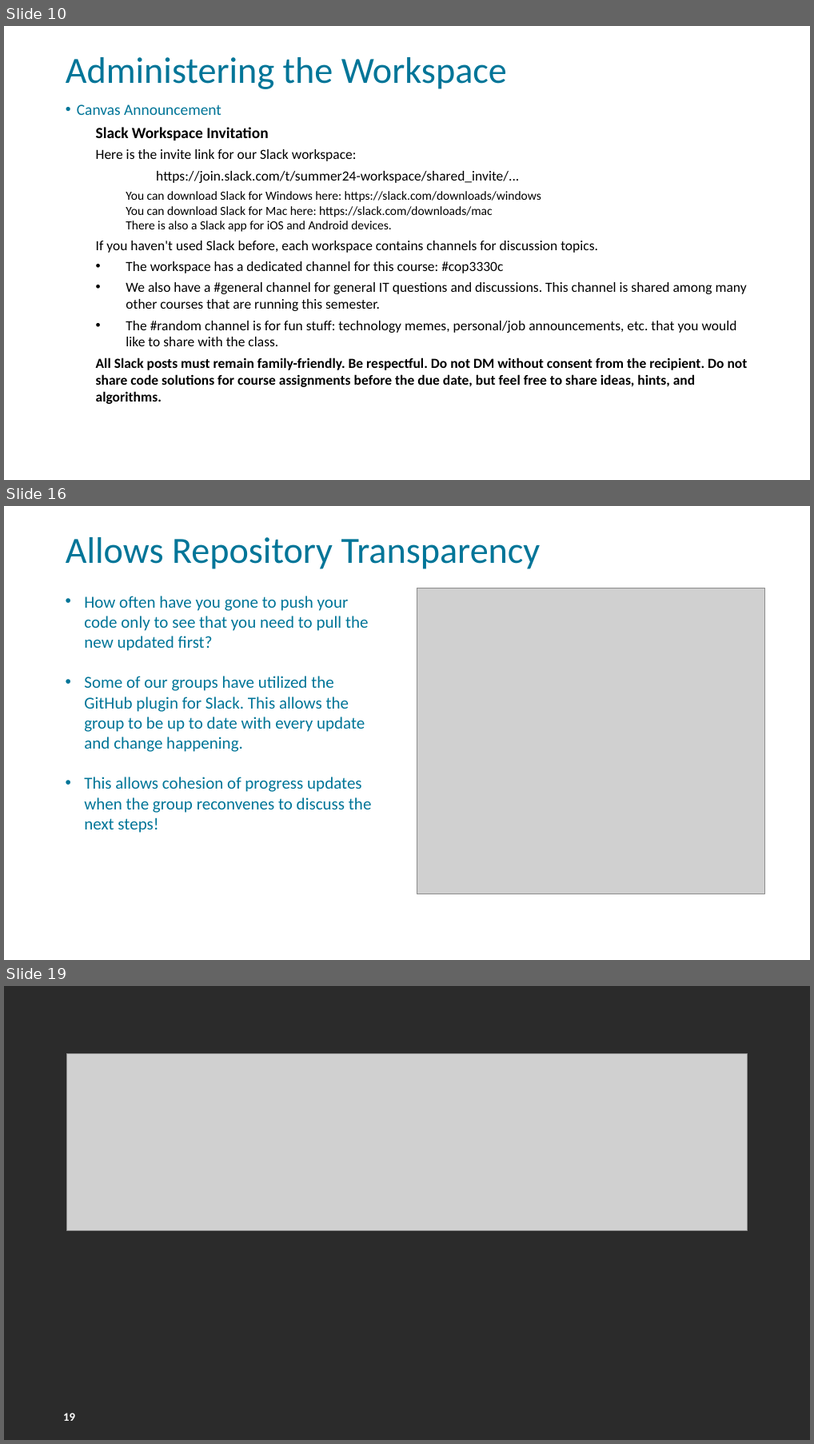
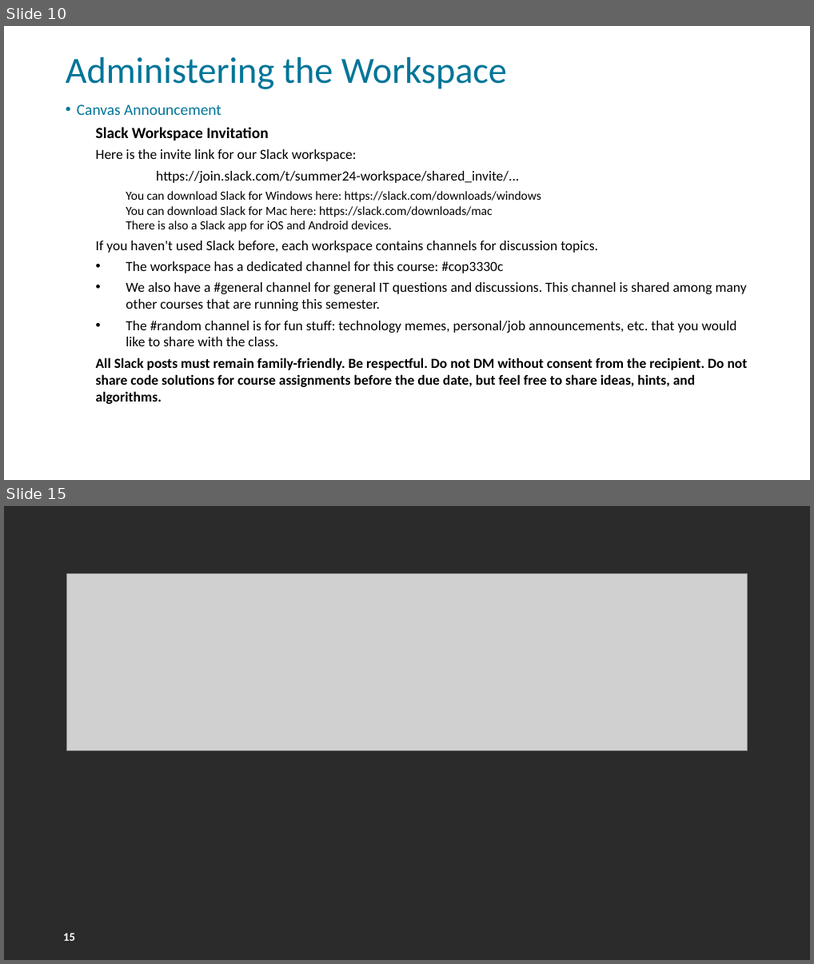
Before and after one commit to FSCJ-FacultyDev/HITEC2024, a slide deck: LeveragingSlackForStudentCollaboration.pptx. Shown one above the other, each under a label of ours: slides 10, 16 and 19 before the commit, slides 10 and 15 after it; the slides between them are not shown. The pictures are 814x1444 and 814x964 pixels, drawn with LibreOffice and Linux fonts; fonts in the diff are those of the drawing; grey boxes stand for pictures; background and template pictures are left out; a plain dark background stands for a picture behind light text. Boxes give left, top, right and bottom in pixels: in the first picture for what was removed or moved away, otherwise in the second. Text is boxed around its words. In the diff, an @@ line names an element or a change of style, - is before the commit and + after.

```diff
--- a/LeveragingSlackForStudentCollaboration.pptx
+++ b/LeveragingSlackForStudentCollaboration.pptx
@@ slide 16 removed at bbox=[4, 506, 810, 960], background picture (left out); not listed: 1 template element that a slide beside it also shows @@
@@ title removed at bbox=[66, 537, 541, 569] @@
-Allows Repository Transparency
@@ text removed at bbox=[84, 596, 372, 832] @@
-• How often have you gone to push your code only to see that you need to pull the new updated first?
-• Some of our groups have utilized the GitHub plugin for Slack. This allows the group to be up to date with every update and change happening.
-• This allows cohesion of progress updates when the group reconvenes to discuss the next steps!
@@ picture removed at bbox=[417, 588, 765, 893] @@
@@ what was slide 19 is now slide 15 @@
@@ page number at bbox=[63, 932, 75, 940]: text changed @@
-19
+15
```
Also in this commit, not shown: 1 slide changed, 3 slides added, 6 other slides removed.
